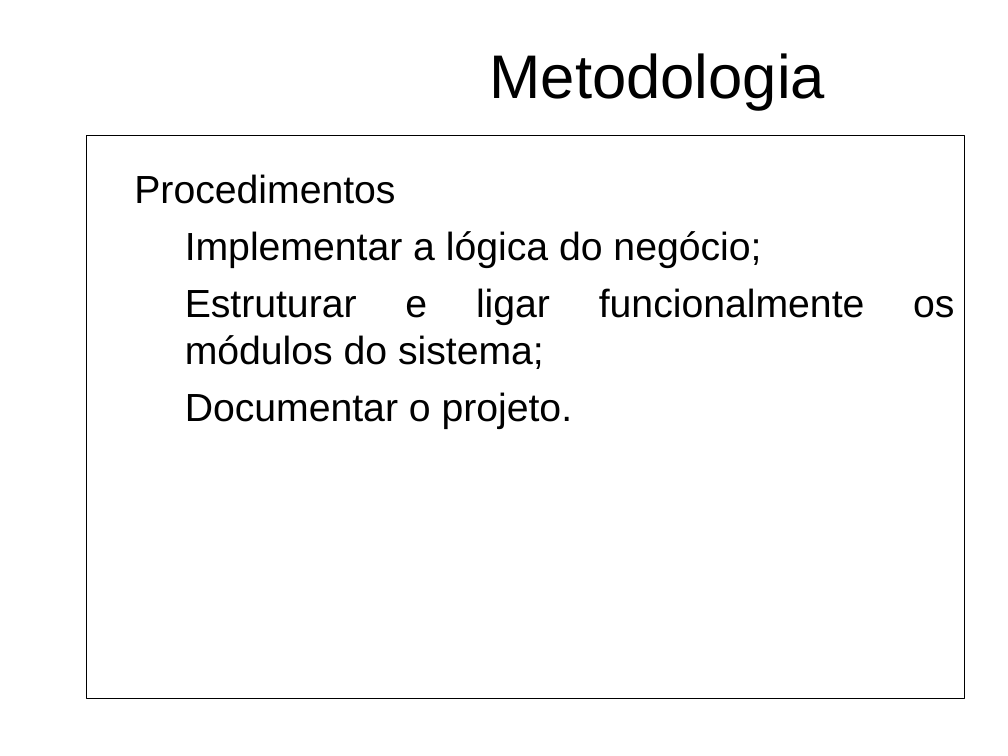
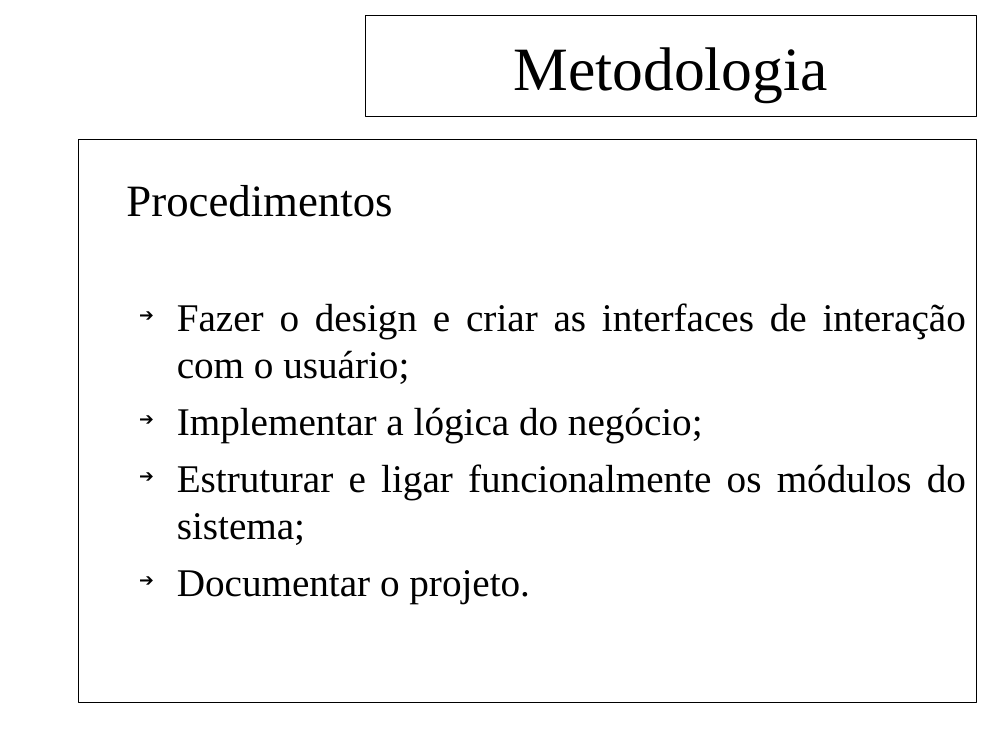
Before and after one commit to feliperodriguesprado/tcc_repository, a slide deck: slide 13 of documents/life_cycle/qualificacao/qualificacao_slides.odp. Drawn at 1008x756 pixels with LibreOffice and Linux fonts; fonts in the diff are those of the drawing; background and template pictures are left out. Boxes give left, top, right and bottom in pixels: in the first picture for what was removed or moved away, otherwise in the second. Text is boxed around its words. In the diff, an @@ line names an element or a change of style, - is before the commit and + after.

```diff
--- a/documents/life_cycle/qualificacao/qualificacao_slides.odp
+++ b/documents/life_cycle/qualificacao/qualificacao_slides.odp
@@ title "Metodologia": place and size @@
-title "Metodologia" at box(490, 53, 825, 110)
+title "Metodologia" at box(365, 16, 977, 117)
@@ title "Metodologia" at box(365, 16, 977, 117): font Arial to Times New Roman; outline none to #000000 0.74 pt @@
@@ rectangle "Procedimentos": place and size @@
-rectangle "Procedimentos" at box(87, 136, 965, 699)
+rectangle "Procedimentos" at box(79, 140, 976, 703)
@@ text in rectangle at box(126, 185, 966, 603): size 28 to 32 pt in "Procedimentos"; font Arial to Times New Roman in "Procedimentos", "Implementar a lógica do negócio;", "Estruturar e ligar funcionalmente os módulos do ...", "Documentar o projeto."; bullet colour #FFFFFF to #000000 @@
@@ text in rectangle at box(177, 303, 966, 384): paragraph added @@
+  ➔ Fazer o design e criar as interfaces de interação com o usuário;
```
Also in this commit, not shown: 13 other slides changed, 1 slide added, 1 slide removed, 1 other file.
